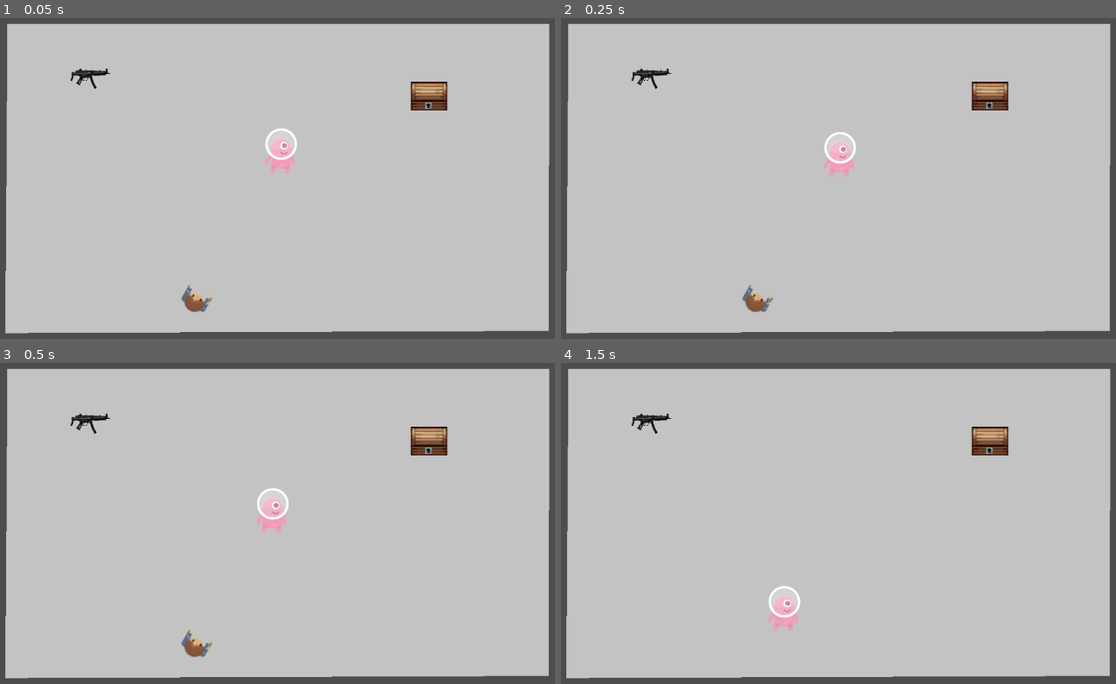
Above: before the commit, frames 1-4 (two rows, left to right).
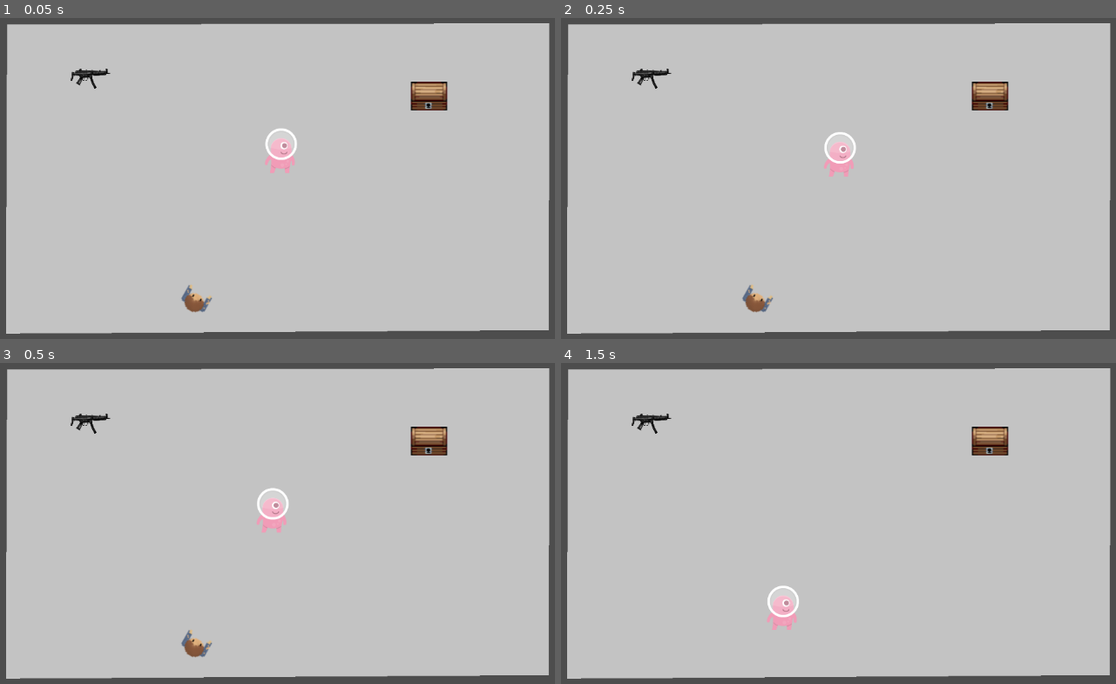
Above: after the commit, the same moments.

Repository: MashdorDev/AI-Treasure-Hunt
Game: Godot game, scene res://Scenes/scene.tscn
Two runs of this game, one before a commit and one after it. Both use one fixed random seed, a clock stepped at 60 frames per second and the inputs below.
Inputs (mouse positions are in pixels of both pictures, inside the frame that each line leads up to):
- Up to frame 1 (0.05 s): no input
- Up to frame 2 (0.25 s): no input
- Up to frame 3 (0.5 s): no input
- Up to frame 4 (1.5 s): move the mouse to (993, 475) at 0.52 s; click (993, 475) at 0.67 s; move the mouse to (705, 513) at 1.27 s; click (705, 513) at 1.42 s

The runs differ from the first frame. In frame 1, 0.5% of the frame differs, in the area x 0-100%, y 1-99%; in frame 2, 0.5%; in frame 3, 0.5%; in frame 4, 0.7%.

Commit message:
added gun and gun machnic to the game

Diff:
--- /dev/null
+++ b/Scenes/Bullet.tscn
@@ -0,0 +1,22 @@
+[gd_scene load_steps=4 format=3 uid="uid://ba6tl4t8ragcf"]
+
+[ext_resource type="Texture2D" uid="uid://h84w8plpopc4" path="res://Assets/Bullet/Bullet_Head.png" id="1_7hun4"]
+[ext_resource type="Script" path="res://Scripts/Bullet.gd" id="1_ikrol"]
+
+[sub_resource type="CapsuleShape2D" id="CapsuleShape2D_wm8qw"]
+radius = 6.99981
+height = 27.9992
+
+[node name="Bullet" type="Node2D"]
+script = ExtResource("1_ikrol")
+
+[node name="Sprite2D" type="Sprite2D" parent="."]
+rotation = 1.58554
+scale = Vector2(0.1, 0.073)
+texture = ExtResource("1_7hun4")
+
+[node name="Bullet" type="Area2D" parent="."]
+
+[node name="CollisionShape2D" type="CollisionShape2D" parent="Bullet"]
+rotation = 1.57826
+shape = SubResource("CapsuleShape2D_wm8qw")
--- a/Scenes/scene.tscn
+++ b/Scenes/scene.tscn
@@ -1,8 +1,9 @@
-[gd_scene load_steps=11 format=3 uid="uid://cpbqyhfi07t8f"]
+[gd_scene load_steps=13 format=3 uid="uid://cpbqyhfi07t8f"]
 
 [ext_resource type="Script" path="res://Scripts/Player.gd" id="1_til2b"]
 [ext_resource type="Texture2D" uid="uid://jblxhwtapps4" path="res://Assets/Chest/chest2.png" id="2_25gkw"]
 [ext_resource type="Texture2D" uid="uid://jb8vfc72bx7x" path="res://Assets/Weapons/MP5/MP5.png" id="3_ln5am"]
+[ext_resource type="Script" path="res://Scripts/Weapon.gd" id="3_obc6l"]
 [ext_resource type="Script" path="res://Scripts/Treasure.gd" id="4_7j42f"]
 [ext_resource type="Texture2D" uid="uid://b06vxu4y64o2t" path="res://Assets/Player/jgfliq4q.bmp" id="4_baykx"]
 [ext_resource type="Script" path="res://Scripts/Enemy.gd" id="5_xaii1"]
@@ -18,6 +19,8 @@
 radius = 24.0
 height = 70.0
 
+[sub_resource type="TileSet" id="TileSet_uutfj"]
+
 [node name="Scene1" type="Node2D"]
 
 [node name="Camera2D" type="Camera2D" parent="."]
@@ -26,6 +29,7 @@
 
 [node name="Island" type="Polygon2D" parent="IslandMap"]
 position = Vector2(-69, 2)
+rotation = -0.00259161
 scale = Vector2(1.80085, 1.72675)
 color = Color(0.764706, 0.764706, 0.764706, 1)
 polygon = PackedVector2Array(-213, -122, -215.029, 174.113, 284.041, 172.042, 285.055, -122, 210.878, -122)
@@ -47,7 +51,7 @@
 [node name="WeaponArea" type="Area2D" parent="IslandMap"]
 position = Vector2(-320, -125)
 scale = Vector2(4, 2.15723)
-script = ExtResource("4_7j42f")
+script = ExtResource("3_obc6l")
 
 [node name="CollisionShape2D" type="CollisionShape2D" parent="IslandMap/WeaponArea"]
 position = Vector2(0.375, 3.01313)
@@ -83,3 +87,8 @@
 
 [node name="CollisionShape2D" type="CollisionShape2D" parent="Enemy"]
 shape = SubResource("CapsuleShape2D_bwhv1")
+
+[node name="TileMap" type="TileMap" parent="."]
+rotation = 7.29545
+tile_set = SubResource("TileSet_uutfj")
+format = 2
--- /dev/null
+++ b/Scripts/Bullet.gd
@@ -0,0 +1,7 @@
+extends Node2D  # or KinematicBody2D/RigidBody2D if using physics
+
+var speed = 1800 # Bullet speed
+var direction = Vector2.ZERO  # Direction the bullet will move in\
+
+func _process(delta):
+	position += direction.normalized() * speed * delta
--- a/Scripts/Enemy.gd
+++ b/Scripts/Enemy.gd
@@ -2,26 +2,34 @@
 
 var speed: float = 220.0
 var prediction_time: float = 0.5
+var Bullet: Area2D
 var player: Node2D
 var player_velocity: Vector2
 var end_game_triggered: bool = false
 var current_velocity: Vector2 = Vector2()
 var is_seeking: bool = true
 
+
 enum States { SEEK, EVADE, PATROL, FOLLOW_LEADER }
 var state = States.SEEK
 
 func _ready():
 	print_debug("Hello From Enemy")
-	player = get_node("../Player")  # Ensure this correctly references the player node
-	self.area_entered.connect(_on_body_entered)  # Connect collision signal
-	set_process(true)
+	player = get_node_or_null("../Player")  # Use get_node_or_null for safer access
+	if player == null:
+		print("Player node not found.")
+	self.area_entered.connect(_on_body_entered)
 
 func _physics_process(delta):
 	if player == null or end_game_triggered or not is_seeking:
 		return
 
-	player_velocity = player.get("current_velocity")
+	var player_node = player as Node2D  # Cast to Node2D if you're sure it's the correct type
+	if player_node != null and player_node.has_method("get_current_velocity"):
+		player_velocity = player_node.get_current_velocity()
+	else:
+		player_velocity = Vector2.ZERO
+
 	var predicted_position = player.global_position + player_velocity * prediction_time
 	seek(predicted_position, delta)
 
@@ -43,6 +51,14 @@
 
 
 func _on_body_entered(body: Node) -> void:
+	print_debug(body.name)
+
+	if body.name == "Bullet":
+		print_debug("Bullet detected")
+		self.queue_free()
+		trigger_end_game()
+		# Handle bullet collision logic here
+
 	if body == player:
 		print("collided with player")
 		player.queue_free()  # Delete the player on collision
--- a/Scripts/Player.gd
+++ b/Scripts/Player.gd
@@ -1,8 +1,17 @@
 extends Node2D
 
-var speed = 400  # Speed in pixels per second
-var current_velocity = Vector2.ZERO  # Store the player's current velocity
-var movement_smoothness = 0.1  # Adjust for smoother movement transitions
+var speed = 400
+var current_velocity = Vector2.ZERO
+var movement_smoothness = 0.1
+var has_weapon = false  # Variable to track if the player has the weapon
+var PlayerMp5Sprite = "res://Assets/Player/Player_Mp5.png"
+var shot_speed = 200  # Increased speed of the shot
+var shot_lifetime = 5.0  # Time in seconds before the shot is removed
+var bullet_scene = "res://Scenes/Bullet.tscn"
+var can_shoot = true  # Flag to control shooting cooldown
+var shoot_cooldown = 0.09  # Cooldown time in seconds between shots
+
+
 
 func _ready():
 	call_deferred("set_name", "Player")
@@ -11,10 +20,17 @@
 	var mouse_pos = get_global_mouse_position()
 	var to_mouse_vector = mouse_pos - global_position
 
-	# Make the player face the mouse
 	look_at(mouse_pos)
+	handle_movement(to_mouse_vector, delta)
 
-	# Move the player towards the mouse when the left mouse button is pressed
+	if Input.is_mouse_button_pressed(MOUSE_BUTTON_RIGHT) and has_weapon:
+		shoot()
+
+	for child in get_children():
+		if child is Line2D:
+			_process_shot(child, delta)
+
+func handle_movement(to_mouse_vector, delta):
 	if Input.is_mouse_button_pressed(MOUSE_BUTTON_LEFT):
 		if to_mouse_vector.length() > 10:
 			var target_velocity = to_mouse_vector.normalized() * speed
@@ -25,3 +41,63 @@
 		current_velocity = current_velocity.lerp(Vector2.ZERO, movement_smoothness)
 
 	global_position += current_velocity * delta
+
+func change_sprite():
+	var sprite = $Sprite2D  # Adjust according to your node structure
+	sprite.texture = load(PlayerMp5Sprite)
+	has_weapon = true  # Player now has the weapon
+
+
+func shoot():
+	if not can_shoot:
+		return  # Exit the function early if still in cooldown
+
+	can_shoot = false  # Start cooldown
+	var bullet_scene_resource = load(bullet_scene)  # Load the scene resource
+	if bullet_scene_resource is PackedScene:  # Check if it's a PackedScene
+		var bullet_instance = bullet_scene_resource.instantiate() as Node2D
+		bullet_instance.position = global_position
+		bullet_instance.rotation = rotation
+
+		# Set the bullet's direction
+		var mouse_pos = get_global_mouse_position()
+		bullet_instance.direction = (mouse_pos - bullet_instance.position).normalized()
+
+		get_parent().add_child(bullet_instance)
+
+	# Wait for shoot_cooldown before reactivating shooting
+	await get_tree().create_timer(shoot_cooldown).timeout
+	can_shoot = true
+
+
+
+func create_shot() -> Line2D:
+	var shot = Line2D.new()
+	shot.width = 3
+	shot.default_color = Color(1, 1, 0)  # Yellow color
+	shot.points = [Vector2.ZERO, Vector2(0, -10)]  # Length of the shot
+
+	shot.global_position = global_position + global_transform.y.normalized() * get_player_radius()
+	shot.global_rotation = rotation
+
+
+
+	shot.set_process(true)
+	return shot
+
+func _process_shot(shot: Line2D, delta: float) -> void:
+	shot.global_position += shot.transform.x * shot_speed * delta
+
+	# Estimated size of the shot for bounds checking
+	var shot_size = Vector2(10, 10)  # Adjust as needed
+
+	# Check if shot is outside of camera's view
+	if not get_viewport().get_visible_rect().intersects(Rect2(shot.global_position - shot_size / 2, shot_size)):
+		shot.queue_free()
+
+func get_player_radius() -> float:
+	# Assuming your player's collision shape is a CircleShape2D
+	var collision_shape = $CollisionShape2D.shape
+	if collision_shape is CircleShape2D:
+		return collision_shape.radius
+	return 0
--- a/Scripts/Treasure.gd
+++ b/Scripts/Treasure.gd
@@ -6,5 +6,6 @@
 
 func _on_Treasure_area_entered(area: Area2D) -> void:
 	if area.name == "Player":
-		print_debug("Weapon collected")
+		print_debug("Treasure collected")
+
 		self.queue_free()
--- /dev/null
+++ b/Scripts/Weapon.gd
@@ -0,0 +1,15 @@
+extends Area2D
+
+func _ready():
+	print_debug("Weapon ready")
+	self.area_entered.connect(_on_Player_area_entered)
+
+func _on_Player_area_entered(area: Area2D) -> void:
+	if area.name == "Player":
+		print_debug("Weapon collected")
+
+		# Access the player and call the change_sprite method
+		if area.has_method("change_sprite"):
+			area.change_sprite()
+
+		self.queue_free()
Binary file added: Assets/Bullet/Bullet.png
Binary file added: Assets/Bullet/Bullet_Head.png
Binary file added: Assets/Bullet/Bullet_shell.png
Binary file added: Assets/Bullet/DALL·E 2023-11-24 21.15.51 - a top-down view of a bullet sprite, realistic design, yellow and metallic colors, high resolution, isolated on transparent background.png
Binary file added: Assets/Player/Player_Mp5.png
Binary file added: Assets/Player/jgfliq4q - Copy.bmp
Binary file changed: Assets/Weapons/AK47/Ak47Top.png
Binary file changed: Assets/Weapons/MP5/MP5Top.png
Not shown, removed: map_sample.tmx
Not shown, removed: map_tiles.tsx
Not shown, added: Assets/Map/untitled.tiled-project
Not shown, added: Assets/Map/untitled.tiled-session
